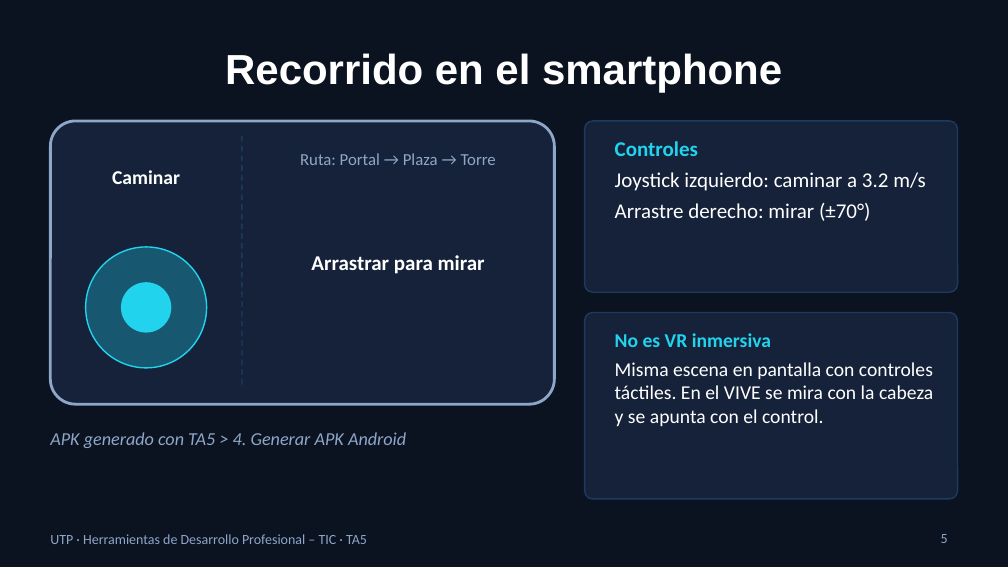
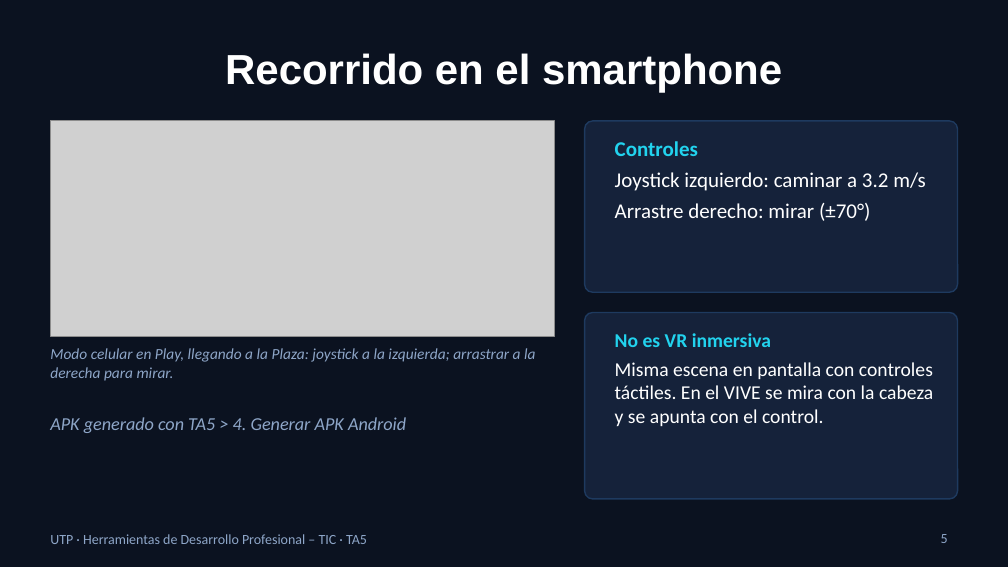
Before and after one commit to PapitaPapita23/TA5-Ciudad-Futurista-2050, a slide deck: slide 5 of Entrega/Presentacion_TA5_MijaMantari.pptx. Drawn at 1008x567 pixels with LibreOffice and Linux fonts; fonts in the diff are those of the drawing; grey boxes stand for pictures. Boxes give left, top, right and bottom in pixels: in the first picture for what was removed or moved away, otherwise in the second. Text is boxed around its words. In the diff, an @@ line names an element or a change of style, - is before the commit and + after.

```diff
--- a/Entrega/Presentacion_TA5_MijaMantari.pptx
+++ b/Entrega/Presentacion_TA5_MijaMantari.pptx
@@ rounded rectangle removed at (50,121,554,404) @@
@@ picture added at (50,121,554,337) @@
@@ line removed from (242, 136) to (242, 388) @@
@@ text removed at (112,170,180,184) @@
-Caminar
@@ text removed at (300,153,496,165) @@
-Ruta: Portal → Plaza → Torre
@@ ellipse removed at (86,247,207,368) @@
@@ text removed at (311,255,485,274) @@
-Arrastrar para mirar
@@ ellipse removed at (121,282,171,333) @@
@@ text added at (50,348,535,381), 11 pt, text #8EA6C8, italic @@
+Modo celular en Play, llegando a la Plaza: joystick a la izquierda; arrastrar a la derecha para mirar.
@@ text "APK generado con TA5 > ...": place and size @@
-text "APK generado con TA5 > ..." at (50,432,406,448)
+text "APK generado con TA5 > ..." at (50,417,406,433)
```
Also in this commit, not shown: 6 other slides changed, 5 other files.
